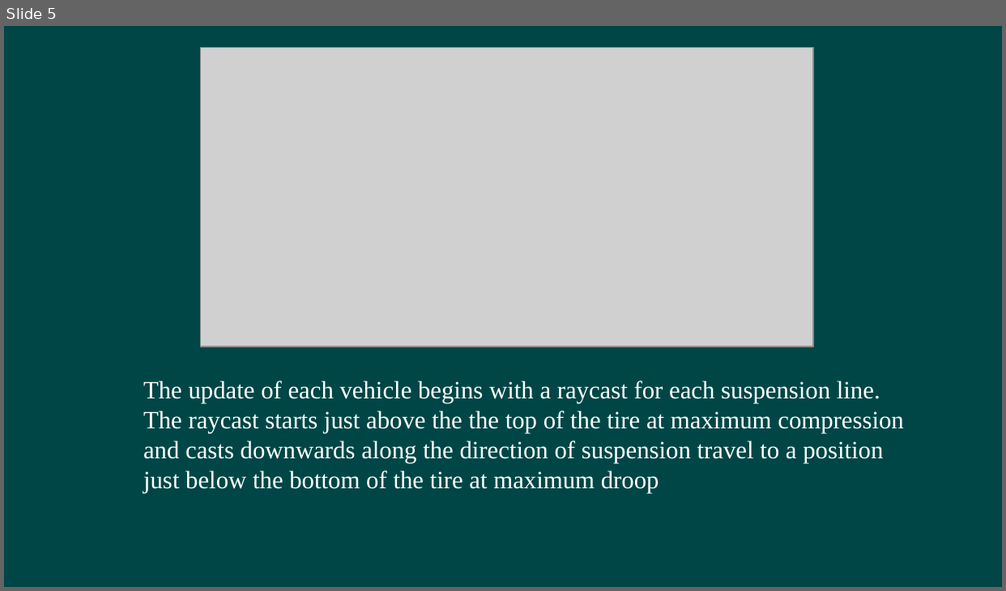
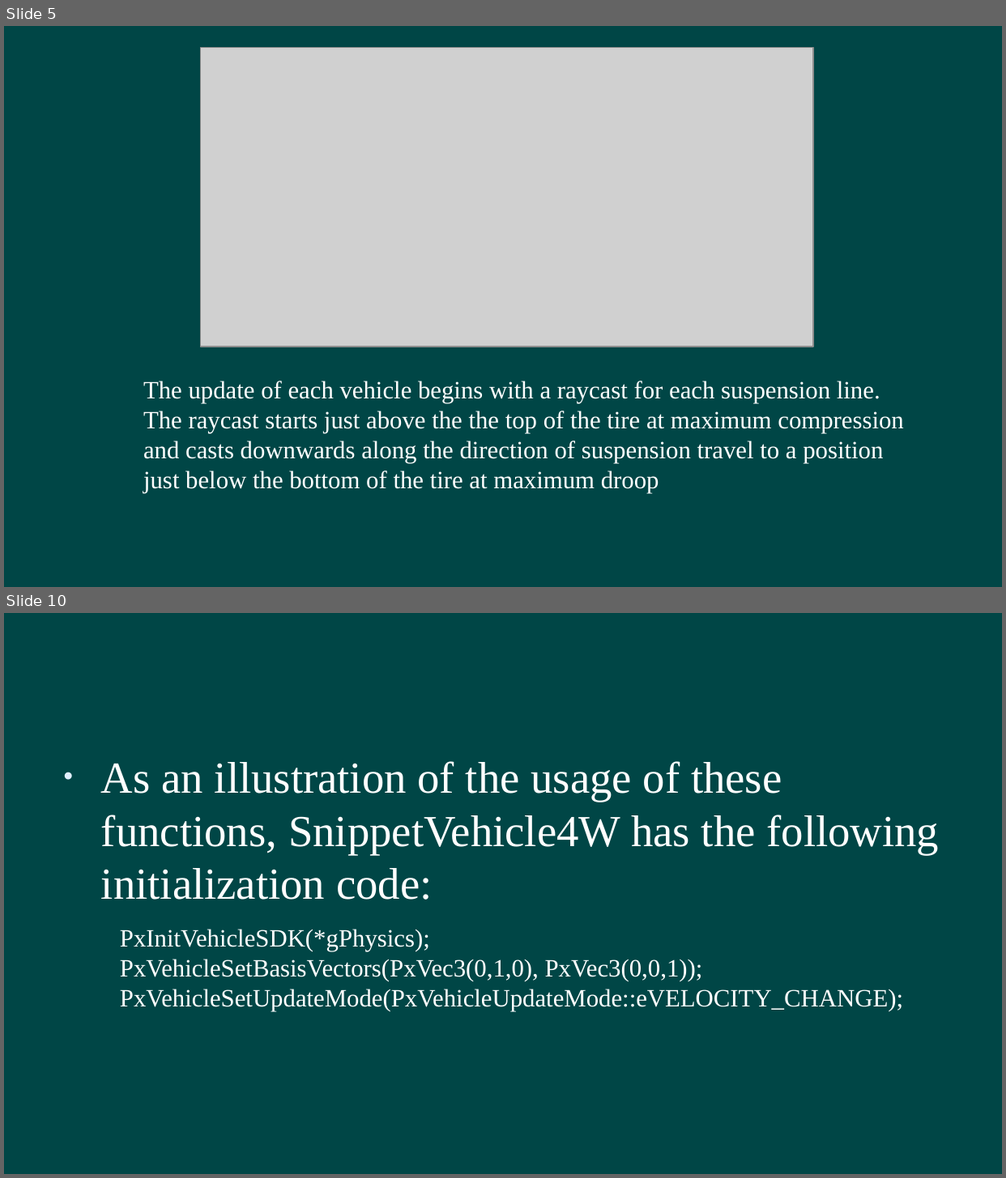
Before and after one commit to hanhonglei/Course_GamePhysics, a slide deck: Slides/11 Vehicle/Vehicle.pptx. Shown one above the other, each under a label of ours: slide 5 before the commit, slides 5 and 10 after it; the slides between them are not shown. The pictures are 1006x591 and 1006x1178 pixels, drawn with LibreOffice and Linux fonts; fonts in the diff are those of the drawing; grey boxes stand for pictures; background and template pictures are left out. Boxes give left, top, right and bottom in pixels: in the first picture for what was removed or moved away, otherwise in the second. Text is boxed around its words. In the diff, an @@ line names an element or a change of style, - is before the commit and + after.

```diff
--- a/Slides/11 Vehicle/Vehicle.pptx
+++ b/Slides/11 Vehicle/Vehicle.pptx
@@ slide 10 added at <box>4,613,1002,1174</box>, background #004646 @@
@@ text added at <box>101,761,939,900</box>, 32 pt, text #FFFFFF @@
+• As an illustration of the usage of these functions, SnippetVehicle4W has the following initialization code:
@@ text added at <box>120,929,903,1012</box>, 18 pt, text #FFFFFF @@
+PxInitVehicleSDK(*gPhysics);
+PxVehicleSetBasisVectors(PxVec3(0,1,0), PxVec3(0,0,1)); PxVehicleSetUpdateMode(PxVehicleUpdateMode::eVELOCITY_CHANGE);
```
Also in this commit, not shown: 11 other slides added, 1 slide removed, 1 other file.
